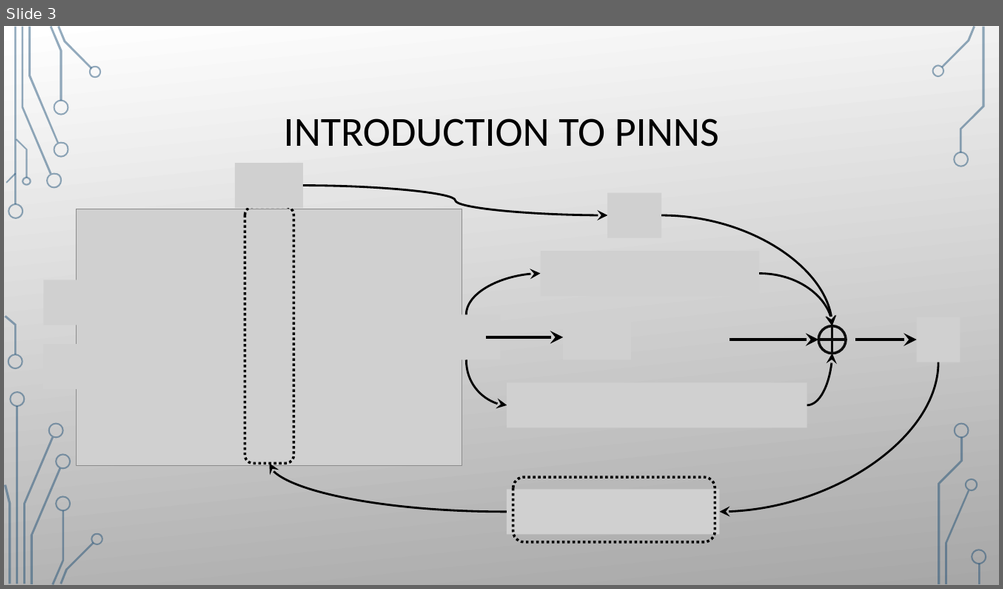
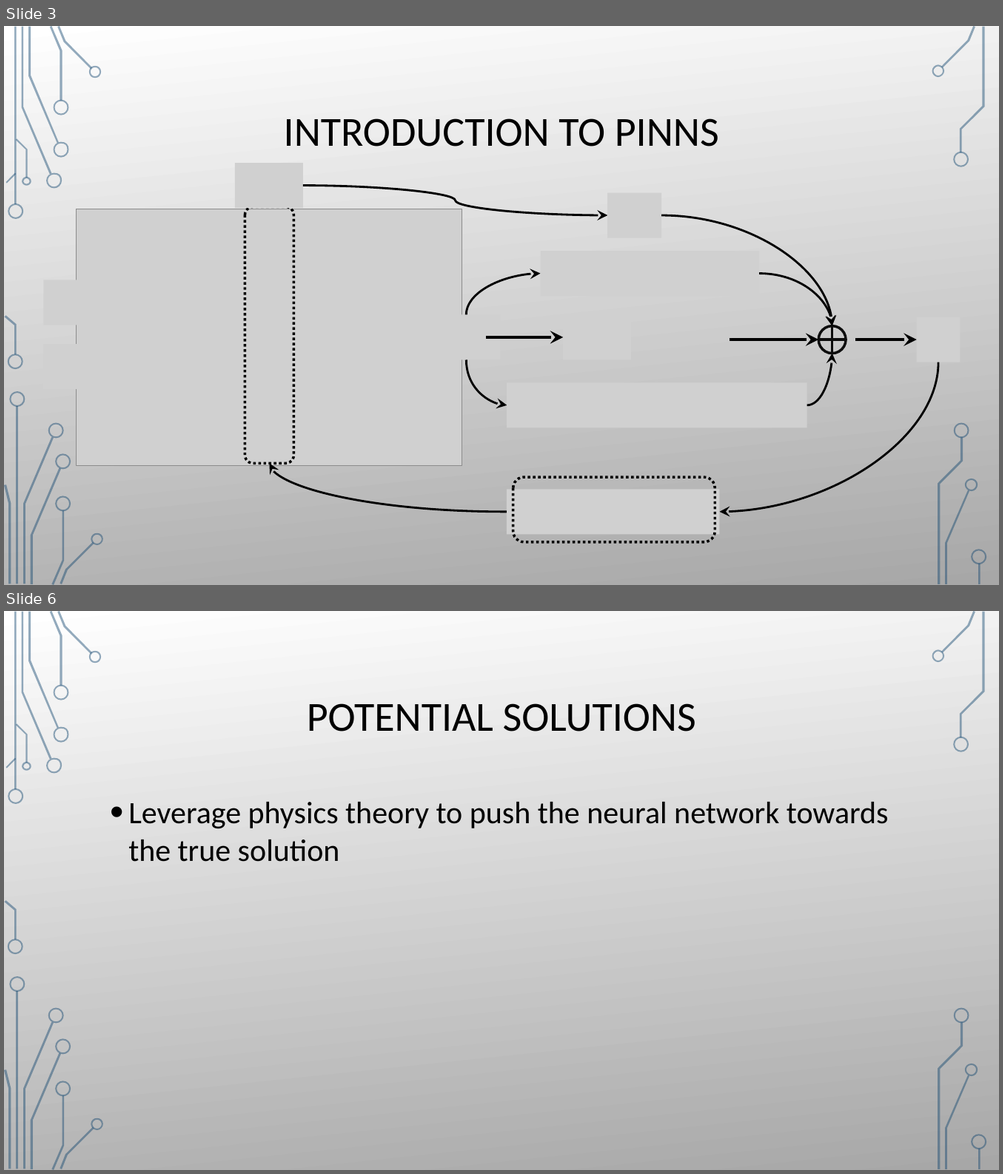
Before and after one commit to damienbeecroft/pnnl_research, a slide deck: MFFBPINNs.pptx. Shown one above the other, each under a label of ours: slide 3 before the commit, slides 3 and 6 after it; the slides between them are not shown. The pictures are 1003x589 and 1003x1174 pixels, drawn with LibreOffice and Linux fonts; fonts in the diff are those of the drawing; grey boxes stand for pictures; background and template pictures are left out. Boxes give left, top, right and bottom in pixels: in the first picture for what was removed or moved away, otherwise in the second. Text is boxed around its words. In the diff, an @@ line names an element or a change of style, - is before the commit and + after.

```diff
--- a/MFFBPINNs.pptx
+++ b/MFFBPINNs.pptx
@@ slide 6 added at bbox=[4, 611, 999, 1170], background picture (left out); not listed: 36 template elements that a slide beside it also shows @@
@@ rectangle added at bbox=[4, 611, 999, 1170], fill gradient #FFFFFF to #A7A7A7 @@
@@ title added at bbox=[307, 703, 696, 732], 40 pt, text #000000 @@
+POTENTIAL SOLUTIONS
@@ text added at bbox=[128, 802, 888, 862], 30 pt, text #000000 @@
+• Leverage physics theory to push the neural network towards the true solution
@@ group added at bbox=[4, 611, 103, 1170]: 24 freeform shapes, 2 rectangles @@
@@ group added at bbox=[931, 611, 987, 1170]: 9 freeform shapes, 1 rectangle @@
```
Also in this commit, not shown: 2 slides changed, 1 slide removed, 4 other files.
